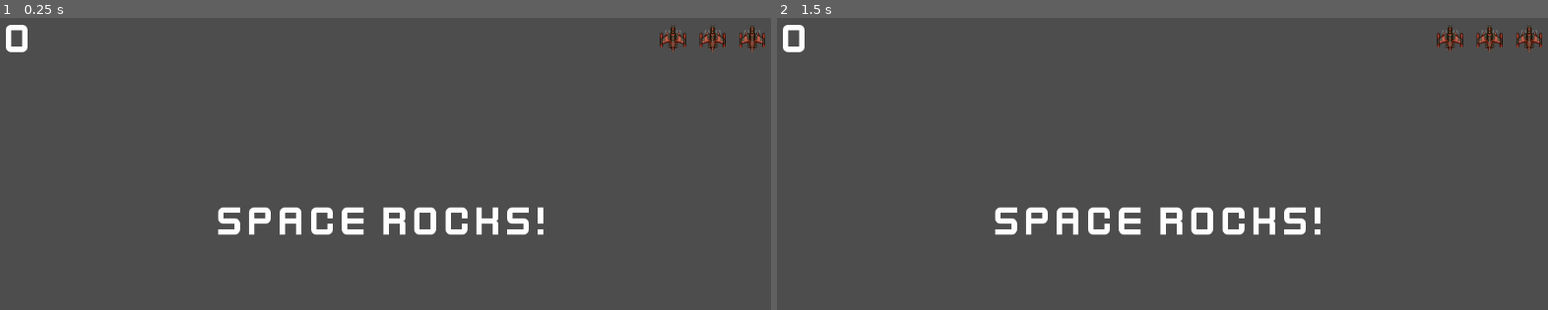
Above: before the commit, frames 1-2 (left to right).
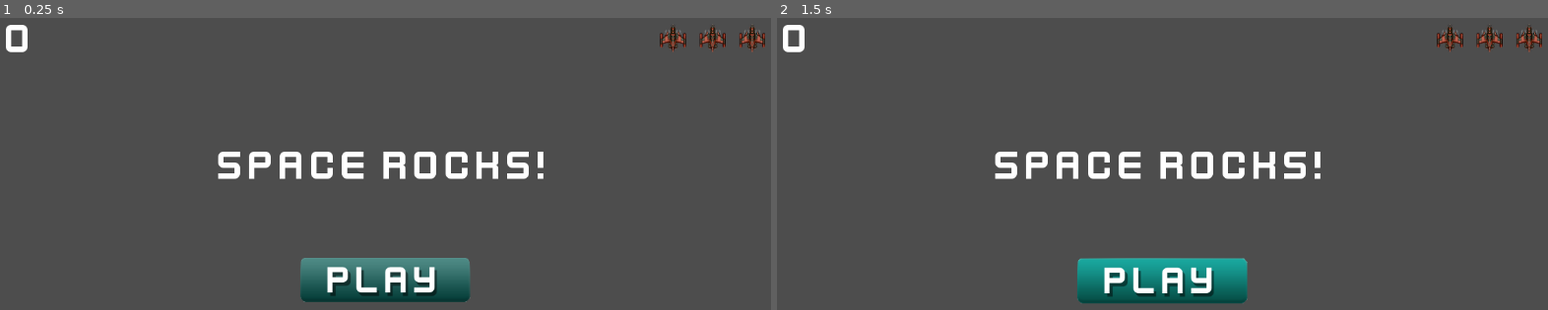
Above: after the commit, the same moments.

Repository: R2Road/book_godot4_game_development_projects
Game: Godot game, scene res://hud.tscn
The game is run twice, just before and just after one commit, with the same random seed, the same clock (stepped at 60 frames per second) and the same inputs. This scene is started directly instead of the project's main scene.
Inputs (mouse positions are in pixels of both pictures, inside the frame that each line leads up to):
- Up to frame 1 (0.25 s): no input
- Up to frame 2 (1.5 s): click (1162, 280) at 0.52 s; click (1162, 280) at 1.27 s

The runs differ from the first frame. In frame 1, 7.2% of the frame differs, in the area x 28-71%, y 45-98%; in frame 2, 7.3%.

Commit message:
add child node : hud > vboxcontainer > texture button | StartButton

Diff:
--- a/chapter_3_space_rock/hud.tscn
+++ b/chapter_3_space_rock/hud.tscn
@@ -1,7 +1,9 @@
-[gd_scene load_steps=5 format=3 uid="uid://c2ibgweqkw4vg"]
+[gd_scene load_steps=7 format=3 uid="uid://c2ibgweqkw4vg"]
 
 [ext_resource type="FontFile" uid="uid://cg8kr11cqrt5s" path="res://assets/kenvector_future_thin.ttf" id="1_jttfi"]
 [ext_resource type="Texture2D" uid="uid://de8w1i6h36eun" path="res://assets/player_small.png" id="2_lguu8"]
+[ext_resource type="Texture2D" uid="uid://0usqikigov8o" path="res://assets/play_button.png" id="3_3bfsb"]
+[ext_resource type="Texture2D" uid="uid://de1g5xta7ti3h" path="res://assets/play_button_h.png" id="4_tbvbo"]
 
 [sub_resource type="LabelSettings" id="LabelSettings_uj435"]
 font = ExtResource("1_jttfi")
@@ -69,3 +71,9 @@
 text = "Space Rocks!"
 label_settings = SubResource("LabelSettings_pkd38")
 horizontal_alignment = 1
+
+[node name="StartButton" type="TextureButton" parent="VBoxContainer"]
+layout_mode = 2
+size_flags_horizontal = 4
+texture_normal = ExtResource("3_3bfsb")
+texture_hover = ExtResource("4_tbvbo")
